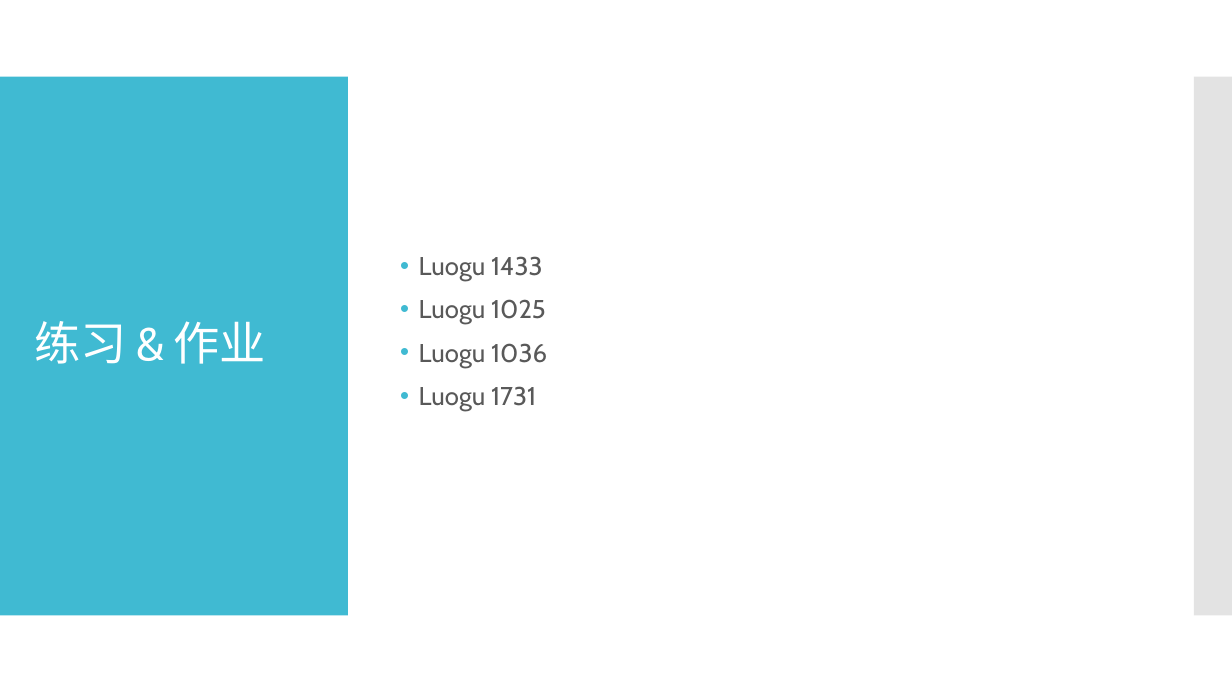
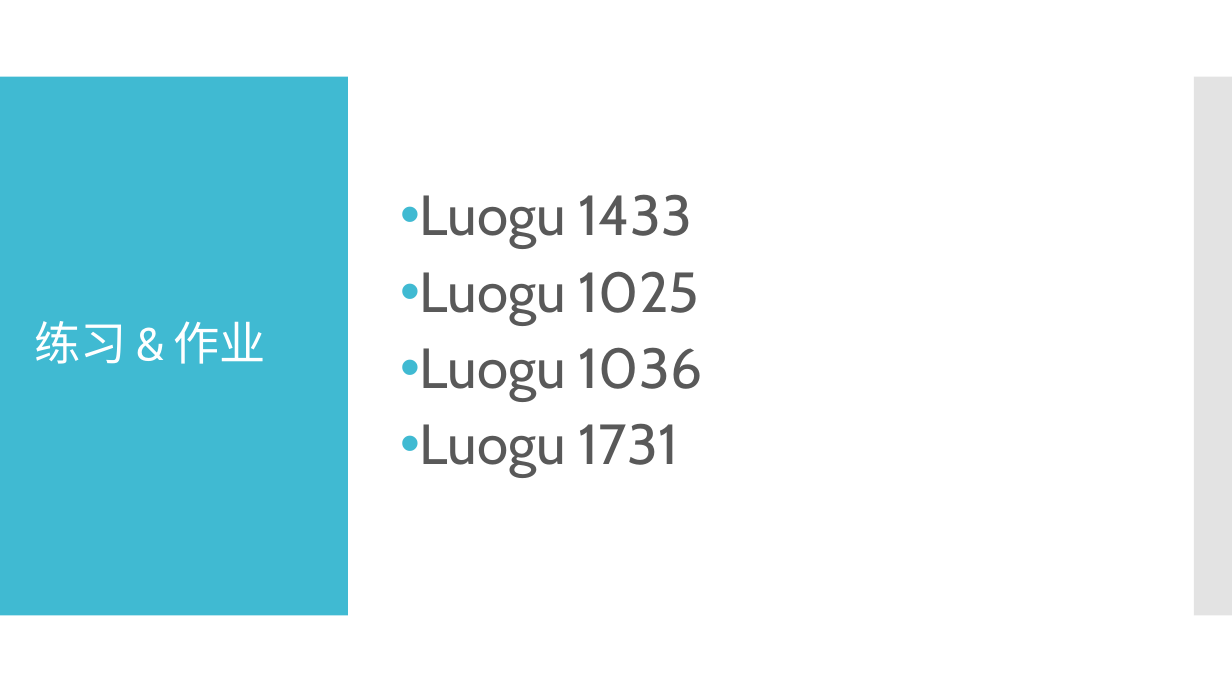
Before and after one commit to NJU-PPT-Maker/OI-PPT, a slide deck: slide 14 of slides/搜索/搜索剪枝优化.pptx. Drawn at 1232x693 pixels with LibreOffice and Linux fonts; fonts in the diff are those of the drawing. Boxes give left, top, right and bottom in pixels: in the first picture for what was removed or moved away, otherwise in the second. Text is boxed around its words. In the diff, an @@ line names an element or a change of style, - is before the commit and + after.

```diff
--- a/slides/搜索/搜索剪枝优化.pptx
+++ b/slides/搜索/搜索剪枝优化.pptx
@@ text "Luogu 1433" at [420, 194, 702, 477]: size 20 to 44 pt @@
```
Also in this commit, not shown: 5 other files.
